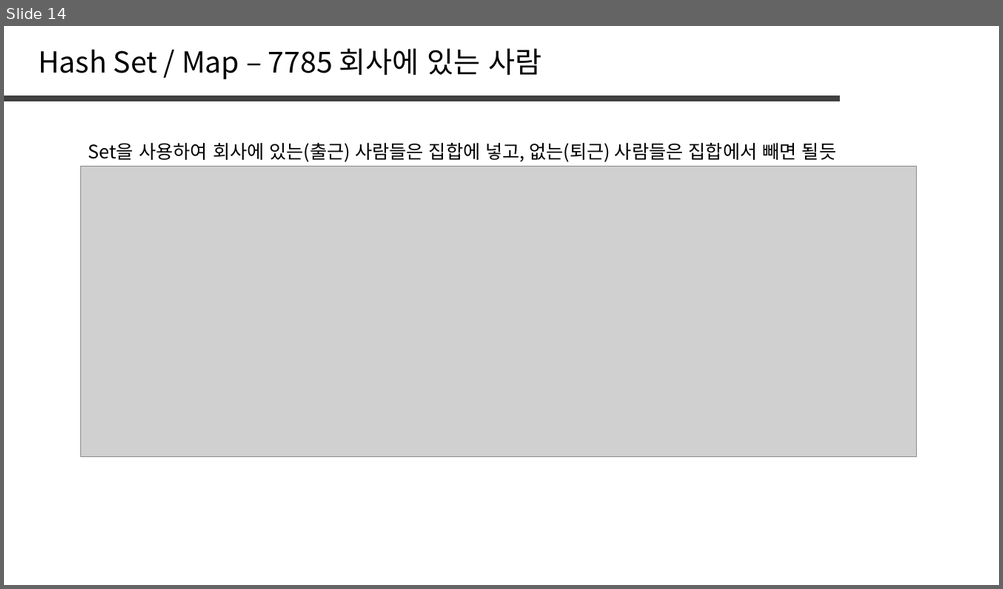
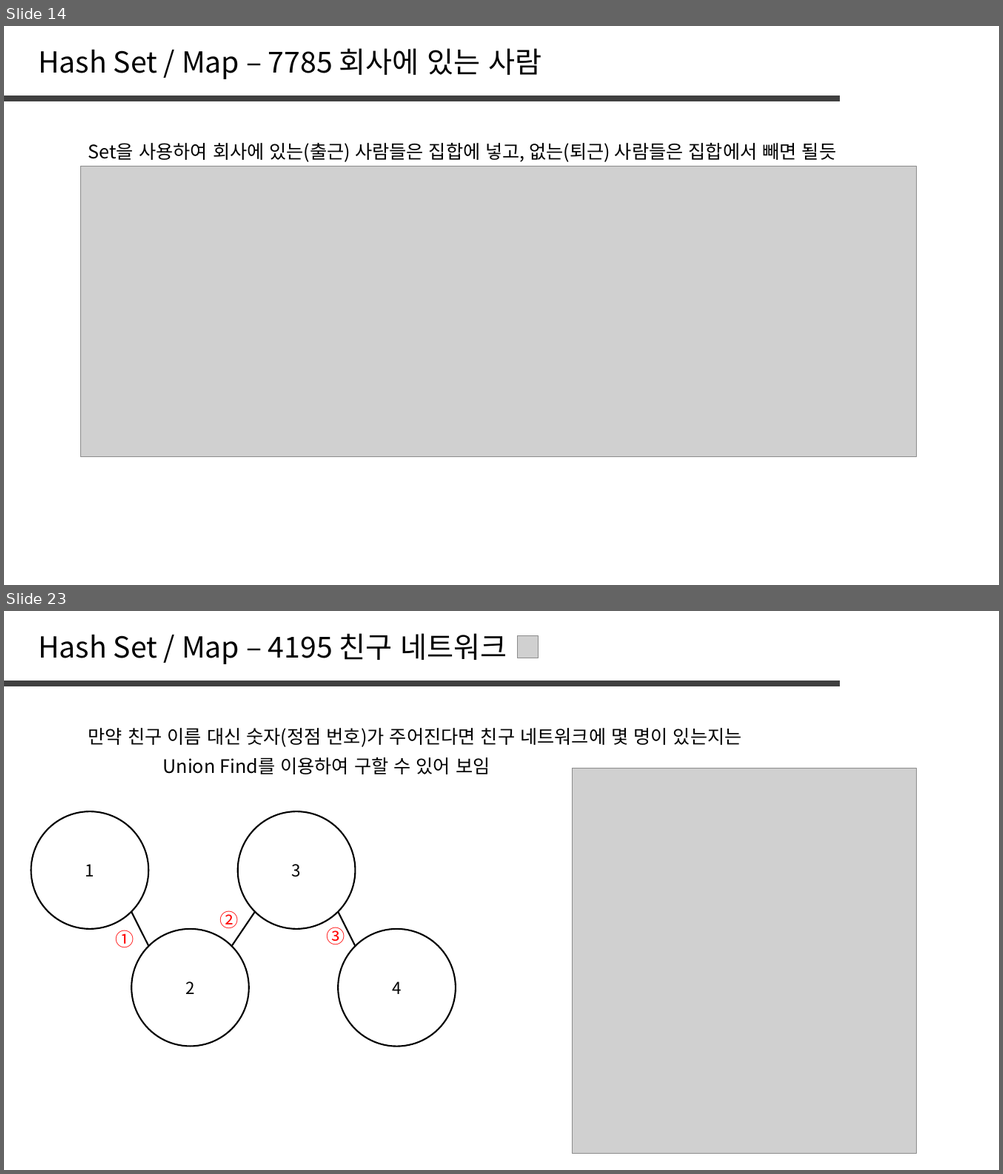
Before and after one commit to jaehoo1/PS-study, a slide deck: study/15_Hash Set, Hash Map.pptx. Shown one above the other, each under a label of ours: slide 14 before the commit, slides 14 and 23 after it; the slides between them are not shown. The pictures are 1003x589 and 1003x1174 pixels, drawn with LibreOffice and Linux fonts; fonts in the diff are those of the drawing; grey boxes stand for pictures. Boxes give left, top, right and bottom in pixels: in the first picture for what was removed or moved away, otherwise in the second. Text is boxed around its words. In the diff, an @@ line names an element or a change of style, - is before the commit and + after.

```diff
--- a/study/15_Hash Set, Hash Map.pptx
+++ b/study/15_Hash Set, Hash Map.pptx
@@ slide 23 added at (4,611,999,1170), background #FFFFFF @@
@@ text added at (38,633,506,664), 28 pt, text #000000 @@
+Hash Set / Map – 4195 친구 네트워크
@@ picture added at (518,635,538,658) @@
@@ line added from (4, 684) to (839, 684), #404040 6 pt @@
@@ text added at (88,728,742,747), 18 pt, text #000000 @@
+만약 친구 이름 대신 숫자(정점 번호)가 주어진다면 친구 네트워크에 몇 명이 있는지는
@@ text added at (163,758,489,775), 18 pt, text #000000 @@
+Union Find를 이용하여 구할 수 있어 보임
@@ picture added at (572,769,916,1154) @@
@@ ellipse added at (31,812,148,929), outline #000000 1.5 pt, 16 pt, text #000000 @@
+1
@@ ellipse added at (238,812,355,929), outline #000000 1.5 pt, 16 pt, text #000000 @@
+3
@@ line added from (149, 947) to (131, 911), #000000 1.5 pt @@
@@ text added at (219,911,238,928), 18 pt, text #FF0000 @@
+②
@@ line added from (232, 947) to (255, 911), #000000 1.5 pt @@
@@ line added from (356, 947) to (338, 911), #000000 1.5 pt @@
@@ text added at (116,930,134,948), 18 pt, text #FF0000 @@
+①
@@ ellipse added at (131,930,249,1047), outline #000000 1.5 pt, 16 pt, text #000000 @@
+2
@@ text added at (326,924,344,945), 18 pt, text #FF0000 @@
+③
@@ ellipse added at (338,929,455,1046), outline #000000 1.5 pt, 16 pt, text #000000 @@
+4
```
Also in this commit, not shown: 1 slide changed, 9 other slides added.
